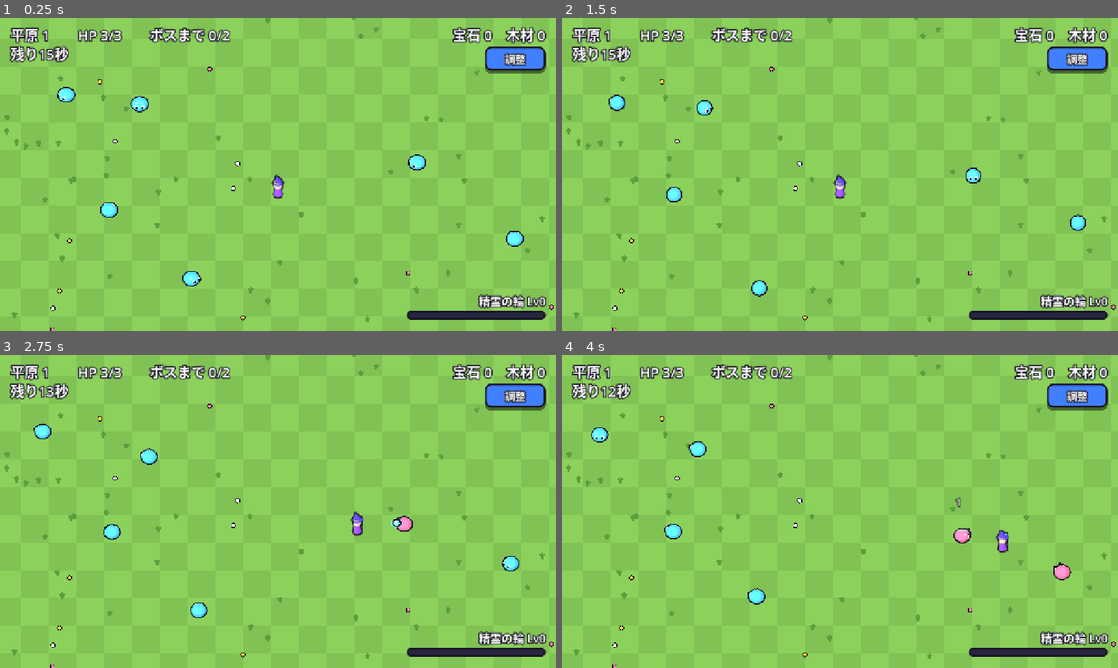
Above: before the commit, frames 1-4 (two rows, left to right).
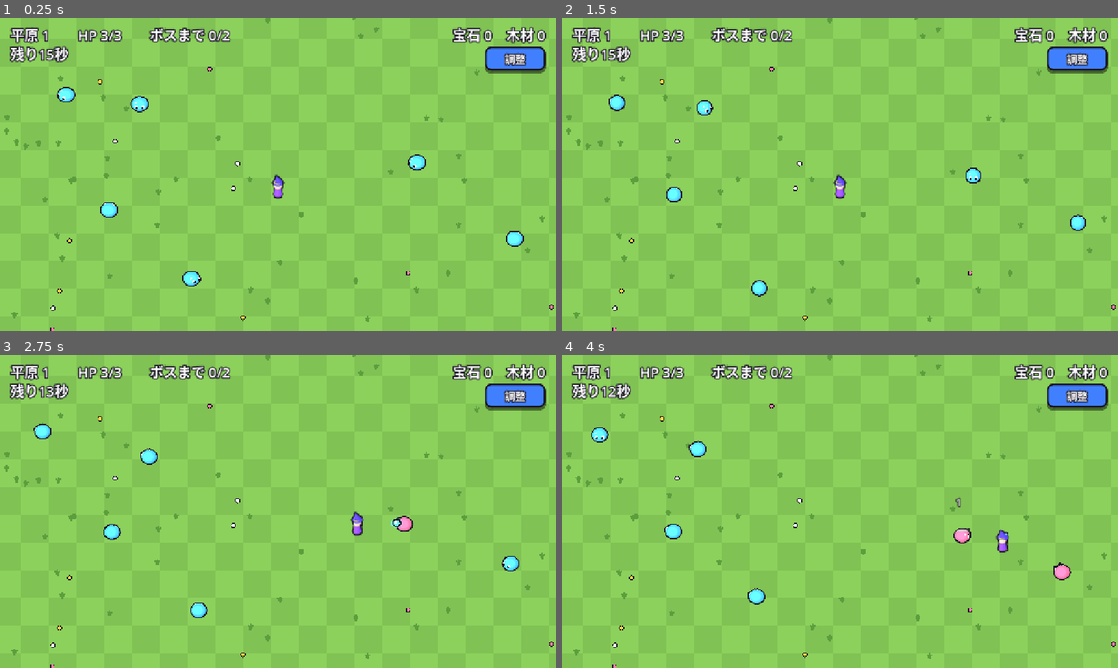
Above: after the commit, the same moments.

Repository: elefolo4565/fantasyIncremental
Game: Godot game, scene res://scenes/run/run.tscn
The game is run twice, just before and just after one commit, with the same random seed, the same clock (stepped at 60 frames per second) and the same inputs. This scene is started directly instead of the project's main scene.
Inputs (mouse positions are in pixels of both pictures, inside the frame that each line leads up to):
- Up to frame 1 (0.25 s): no input
- Up to frame 2 (1.5 s): click "調整" at 0.5 s; click "閉じる" at 1.25 s
- Up to frame 3 (2.75 s): move the mouse to (400, 495) at 2.02 s; hold Right (ui_right) from 2.03 s (still down); click (400, 495) at 2.17 s
- Up to frame 4 (4 s): release Right (ui_right) at 2.75 s; drag from (728, 527) to (812, 574) at 2.77 s; move the mouse to (895, 442) at 3.52 s; hold Right (ui_right) from 3.53 s (still down); click (895, 442) at 3.67 s

The runs differ from the first frame. In frame 1, 1.1% of the frame differs, in the area x 73-99%, y 88-97%; in frame 2, 1.1%; in frame 3, 1.1%; in frame 4, 1.1%.

Commit message:
精霊の輪を廃止する（ラン中の玉・ゲージ表示・魔導樹の関連ノード3つ・数値）
Co-Authored-By: Claude Opus 5.5 (1M context) <noreply@anthropic.com>
Claude-Session: https://claude.ai/code/session_01PKN1H4ExYJSHUHebojk5Sk

Diff:
--- a/data/balance.csv
+++ b/data/balance.csv
@@ -20,13 +20,6 @@
 oak_respawn_time,4,壊れた木が復活するまでの時間（秒）
 oak_regen_delay,1.5,森の木が最後に攻撃されてから耐久が戻り始めるまでの時間（秒）
 oak_regen_interval,0.5,森の木の耐久が1戻る間隔（秒）
-ring_breaks_per_level,8,精霊の輪のレベルが1上がるのに必要な破壊数（個）
-ring_max_level,3,精霊の輪のレベルの上限（1ランの中だけ）
-ring_damage,1,精霊の輪の玉1回の接触で減らす耐久（強化なし）
-ring_orbit_radius,95,精霊の輪の玉がプレイヤーの周りを回る半径（ピクセル）
-ring_orbit_speed,3,精霊の輪の玉が回る速さ（ラジアン/秒）
-ring_orb_radius,16,精霊の輪の玉の当たり判定の半径（ピクセル）
-ring_hit_cooldown,0.4,精霊の輪が同じ物に続けて当たるまでの間隔（秒）
 boss_contact_damage,1,ボスに触れたときに減る体力
 pickup_radius,70,倒した敵が落とした素材を吸い寄せ始める距離（ピクセル）。魔導樹の「引き寄せ」で広がる
 pickup_pull_speed,900,吸い寄せられる素材の最高速度（ピクセル/秒）
--- a/data/upgrades.csv
+++ b/data/upgrades.csv
@@ -9,11 +9,8 @@
 finisher,とどめ,fracture,2,1,50|160,0|0,attack,3,-21,耐久が1段ごとに{v}以下になったら、その場で倒す。,1段ごとに「この耐久以下なら即壊れる」しきい値が上がる量
 pierce,貫通,twin,2,1,30|80,0|0,attack,3,0,魔法弾が1段ごとに{v}体多く突き抜ける。,1段ごとに魔法弾が貫通できる数
 echo,残響,shatter,1,1,120,0,attack,3,20,倒した相手から、近くの相手へ魔法弾が{v}発飛ぶ。,壊れた物から撃ち出される魔法弾の本数
-ring_start,精霊の呼び声,shatter,1,1,80,0,attack,3,40,精霊の輪がLv{v}の状態でランが始まる。,ラン開始時の精霊の輪のレベル
 focus,集中,opening,1,1,35,0,attack,4,-40,{focus_every}発ごとに、{focus_multiplier}倍ダメージの1発になる。,1なら有効（何発ごと・倍率は balance.csv の focus_every / focus_multiplier）
 ricochet,跳弾,pierce,1,1,150,0,attack,4,0,最後に当たったあと、別の相手へ{v}回跳ね返る。,魔法弾が最後に当たったあと別の物へ跳ね返る回数
-ring_power,精霊の刃,ring_start,2,1,30|60,0|60,attack,4,31,精霊の輪の玉のダメージが1段ごとに+{v}。,1段ごとに精霊の輪の玉のダメージに足す量
-ring_burst,精霊の爆発,ring_start,1,2,80,80,attack,4,48,精霊の輪のレベルが上がるたび、全ての相手に{v}ダメージ。,精霊の輪のレベルが上がったとき画面の全ての物に与えるダメージ
 vitality,生命の芽,,3,1,3|25|80,0|0|0,life,1,0,体力が1段ごとに{v}増える。,生命の軸の入口。1段ごとにプレイヤーの体力（player_hp）に足す量
 hourglass,砂時計,vitality,5,9,2|12|30|60|110,0|0|0|0|0,life,2,-28,ランの活動時間が1段ごとに{v}秒伸びる。,1段ごとにラン1回の活動時間が伸びる秒数
 ward,守りの光,vitality,3,0.4,15|40|90,0|0|0,life,2,0,被弾したあとの無敵時間が1段ごとに{v}秒伸びる。,1段ごとに被弾後の無敵時間（player_invincible_time）に足す秒数
--- a/scenes/player/player.gd
+++ b/scenes/player/player.gd
@@ -57,7 +57,7 @@
 	_revives = 1 if Stats.effect(&"revive", Progress.levels) > 0.0 else 0
 
 
-## 見た目と当たり判定の大きさを変える（子の精霊の輪は変えない）。
+## 見た目と当たり判定の大きさを変える。
 func set_body_scale(value: float) -> void:
 	_body_scale = value
 	_shape.scale = Vector2.ONE * value
--- a/scenes/run/run.gd
+++ b/scenes/run/run.gd
@@ -2,7 +2,7 @@
 extends Node2D
 ## 1回のラン（1ステージ）。物を置いて制限時間を数え、決まった数を倒すとボスが出る。ボスを倒せばクリア（次のステージが解放される）。
 ## 倒した物は素材（Pickup）を落とし、プレイヤーが近づいて拾ったぶんだけ手に入る。クリアしたときは落ちている素材も全部手に入る。
-## 砕裂（Shatter）・残響（Echo）・精霊の輪のレベルアップもここで扱う。
+## 砕裂（Shatter）・残響（Echo）もここで扱う。
 ## 魔導樹の生命・収益の軸のうち、ランの中で効くもの（時の雫・豊穣・懸賞・黄金スライム・連鎖収穫・大地の吸引・遺品）もここで扱う。
 ## モンスター（Slime）は稼ぎの元であり脅威でもある。触れると体力が減り、体力が 0 になるとそこでランが終わる。
 ## クリア・時間切れ・やられたら結果を表示し、戻るボタンで finished、「もう一度」で retry_requested を出す。
@@ -21,7 +21,6 @@
 const PICKUP_SCENE := preload("res://scenes/pickup/pickup.tscn")
 const OAK_SCENE := preload("res://scenes/oak/oak.tscn")
 const BOLT_SCENE := preload("res://scenes/bolt/bolt.tscn")
-const RING_SCENE := preload("res://scenes/spirit_ring/spirit_ring.tscn")
 const DEBRIS_SCENE := preload("res://scenes/debris/debris.tscn")
 const POPUP_SCENE := preload("res://scenes/popup_text/popup_text.tscn")
 const GRASS_SCENE := preload("res://scenes/grass/grass.tscn")
@@ -88,7 +87,6 @@
 var _broken_count := 0
 var _gained_gem := 0
 var _gained_wood := 0
-var _ring_progress := 0
 var _over := false
 var _defeated := false
 var _cleared := false
@@ -102,7 +100,6 @@
 var _vacuum_wait := 0.0
 var _kept := 0
 var _player: Player
-var _ring: SpiritRing
 var _decor: Array[Vector2] = []
 var _shake := 0.0
 var _tuning := false
@@ -124,8 +121,6 @@
 @onready var _info_label: Label = $HUD/InfoLabel
 @onready var _time_label: Label = $HUD/TimeLabel
 @onready var _material_label: Label = $HUD/MaterialLabel
-@onready var _ring_label: Label = $HUD/RingLabel
-@onready var _ring_bar: ProgressBar = $HUD/RingBar
 @onready var _banner: Label = $HUD/Banner
 @onready var _result_panel: PanelContainer = $HUD/ResultPanel
 @onready var _result_title: Label = $HUD/ResultPanel/Box/Title
@@ -160,9 +155,6 @@
 	_player.revived.connect(_on_player_revived)
 	_world.add_child(_player)
 	_player.set_body_scale(_player_scale())
-	_ring = RING_SCENE.instantiate() as SpiritRing
-	_player.add_child(_ring)
-	_ring.level = mini(roundi(Stats.effect(&"ring_start", Progress.levels)), Balance.get_int("ring_max_level"))
 
 	_grass_layer = Node2D.new()
 	add_child(_grass_layer)
@@ -346,12 +338,8 @@
 	UiStyle.button(_retry_button, UiStyle.YELLOW)
 	UiStyle.button(_back_button, UiStyle.BLUE)
 	_result_panel.add_theme_stylebox_override("panel", UiStyle.box(UiStyle.PANEL, 20, 5, 8))
-	for label: Label in [_info_label, _time_label, _material_label, _ring_label, _banner, _result_title, _result_body]:
+	for label: Label in [_info_label, _time_label, _material_label, _banner, _result_title, _result_body]:
 		UiStyle.outline_label(label, 10)
-	_ring_bar.add_theme_stylebox_override("background", UiStyle.box(Color(0.15, 0.15, 0.25), 8, 4, 0))
-	var fill := UiStyle.box(SpiritRing.ORB_COLOR, 8, 0, 0)
-	fill.set_content_margin_all(0.0)
-	_ring_bar.add_theme_stylebox_override("fill", fill)
 
 
 func _process(delta: float) -> void:
@@ -561,7 +549,6 @@
 		get_tree().create_timer(SHATTER_DELAY).timeout.connect(_shatter.bind(at, shatter))
 	for _i in roundi(Stats.effect(&"echo", Progress.levels)):
 		_fire_echo.call_deferred(at)
-	_advance_ring()
 
 	if not _boss_called and _broken_count >= _stage.boss_after:
 		_boss_called = true
@@ -670,25 +657,6 @@
 	bolt.direction = at.direction_to(best.global_position)
 	_world.add_child(bolt)
 	bolt.global_position = at
-
-
-func _advance_ring() -> void:
-	var max_level := Balance.get_int("ring_max_level")
-	if _ring.level >= max_level:
-		return
-	_ring_progress += 1
-	if _ring_progress < maxi(Balance.get_int("ring_breaks_per_level"), 1):
-		return
-	_ring_progress = 0
-	_ring.level += 1
-	Sfx.play(&"ring")
-	_popup(_player.global_position + Vector2(0, -40), "精霊の輪 Lv%d" % _ring.level, SpiritRing.ORB_COLOR, 30)
-	var burst := roundi(Stats.effect(&"ring_burst", Progress.levels))
-	if burst > 0:
-		for node in get_tree().get_nodes_in_group(Breakable.GROUP):
-			var target := node as Breakable
-			if target != null and target.is_alive():
-				target.take_hit(burst)
 
 
 func _popup(at: Vector2, text: String, color: Color, size := 26, lifetime := 0.8) -> void:
@@ -786,10 +754,6 @@
 	_info_label.text = "%s　　HP %d/%d　　%s" % [_stage.name, _player.hp, _player.max_hp, goal]
 	_time_label.text = "残り%d秒" % ceili(_time_left)
 	_material_label.text = "宝石 %d　木材 %d" % [Progress.gem, Progress.wood]
-	var max_level := Balance.get_int("ring_max_level")
-	var need := maxi(Balance.get_int("ring_breaks_per_level"), 1)
-	_ring_label.text = "精霊の輪 Lv%d" % _ring.level + ("（最大）" if _ring.level >= max_level else "")
-	_ring_bar.value = 1.0 if _ring.level >= max_level else float(_ring_progress) / need
 
 
 func _on_back_pressed() -> void:
--- a/scenes/run/run.tscn
+++ b/scenes/run/run.tscn
@@ -56,43 +56,6 @@
 theme_override_font_sizes/font_size = 32
 text = "Gem 0   Wood 0"
 horizontal_alignment = 2
-
-[node name="RingLabel" type="Label" parent="HUD"]
-layout_mode = 1
-anchors_preset = 3
-anchor_left = 1.0
-anchor_top = 1.0
-anchor_right = 1.0
-anchor_bottom = 1.0
-offset_left = -344.0
-offset_top = -86.0
-offset_right = -24.0
-offset_bottom = -50.0
-grow_horizontal = 0
-grow_vertical = 0
-theme_override_colors/font_outline_color = Color(0, 0, 0, 0.6)
-theme_override_constants/outline_size = 8
-theme_override_font_sizes/font_size = 26
-text = "Spirit Ring Lv0"
-horizontal_alignment = 2
-
-[node name="RingBar" type="ProgressBar" parent="HUD"]
-layout_mode = 1
-anchors_preset = 3
-anchor_left = 1.0
-anchor_top = 1.0
-anchor_right = 1.0
-anchor_bottom = 1.0
-offset_left = -344.0
-offset_top = -46.0
-offset_right = -24.0
-offset_bottom = -26.0
-grow_horizontal = 0
-grow_vertical = 0
-mouse_filter = 2
-max_value = 1.0
-step = 0.0
-show_percentage = false
 
 [node name="Banner" type="Label" parent="HUD"]
 layout_mode = 1
--- a/scenes/spirit_ring/spirit_ring.gd
+++ /dev/null
@@ -1,57 +0,0 @@
-class_name SpiritRing
-extends Node2D
-## 精霊の輪（ラン限定の強化）。プレイヤーの周りを玉が回り、触れた物の耐久を減らす。
-## レベル＝玉の数。レベルはそのランの間だけ続く。
-
-const ORB_COLOR := Color(0.7, 1.0, 0.85)
-const ORB_CORE := Color(1, 1, 1)
-const TRAIL_COLOR := Color(0.7, 1.0, 0.85, 0.18)
-
-var level := 0:
-	set(value):
-		level = value
-		queue_redraw()
-
-var _angle := 0.0
-## 物の instance_id → 次に当たれるまでの残り時間
-var _cooldowns: Dictionary = {}
-
-
-func _physics_process(delta: float) -> void:
-	_angle = wrapf(_angle + Balance.get_float("ring_orbit_speed") * delta, 0.0, TAU)
-	for id: int in _cooldowns.keys():
-		_cooldowns[id] = float(_cooldowns[id]) - delta
-		if _cooldowns[id] <= 0.0:
-			_cooldowns.erase(id)
-	queue_redraw()
-	if level <= 0:
-		return
-	var damage := roundi(Balance.get_float("ring_damage") + Stats.effect(&"ring_power", Progress.levels))
-	var orb_radius := Balance.get_float("ring_orb_radius")
-	for i in level:
-		var orb := global_position + _orb_offset(i)
-		for node in get_tree().get_nodes_in_group(Breakable.GROUP):
-			var target := node as Breakable
-			if target == null or not target.is_alive() or _cooldowns.has(target.get_instance_id()):
-				continue
-			if orb.distance_to(target.global_position) <= orb_radius + target.radius() * target.scale.x:
-				_cooldowns[target.get_instance_id()] = Balance.get_float("ring_hit_cooldown")
-				target.take_hit(damage)
-
-
-func _draw() -> void:
-	if level <= 0:
-		return
-	var orbit := Balance.get_float("ring_orbit_radius")
-	var orb_radius := Balance.get_float("ring_orb_radius")
-	draw_arc(Vector2.ZERO, orbit, 0.0, TAU, 48, TRAIL_COLOR, 6.0)
-	for i in level:
-		var at := _orb_offset(i)
-		draw_circle(at, orb_radius * 1.7, Color(ORB_COLOR, 0.25))
-		Toon.blob(self, at, Vector2.ONE * orb_radius, ORB_COLOR, 3.0)
-		Toon.highlight(self, at + Vector2(-4, -5), Vector2(5, 4))
-
-
-func _orb_offset(index: int) -> Vector2:
-	var orbit := Balance.get_float("ring_orbit_radius")
-	return Vector2.RIGHT.rotated(_angle + TAU * index / maxi(level, 1)) * orbit
--- a/scenes/spirit_ring/spirit_ring.tscn
+++ /dev/null
@@ -1,6 +0,0 @@
-[gd_scene load_steps=2 format=3]
-
-[ext_resource type="Script" path="res://scenes/spirit_ring/spirit_ring.gd" id="1_ring"]
-
-[node name="SpiritRing" type="Node2D"]
-script = ExtResource("1_ring")
Not shown, removed: scenes/spirit_ring/spirit_ring.gd.uid
Not shown, changed: CLAUDE.md
Not shown, changed: README.md
